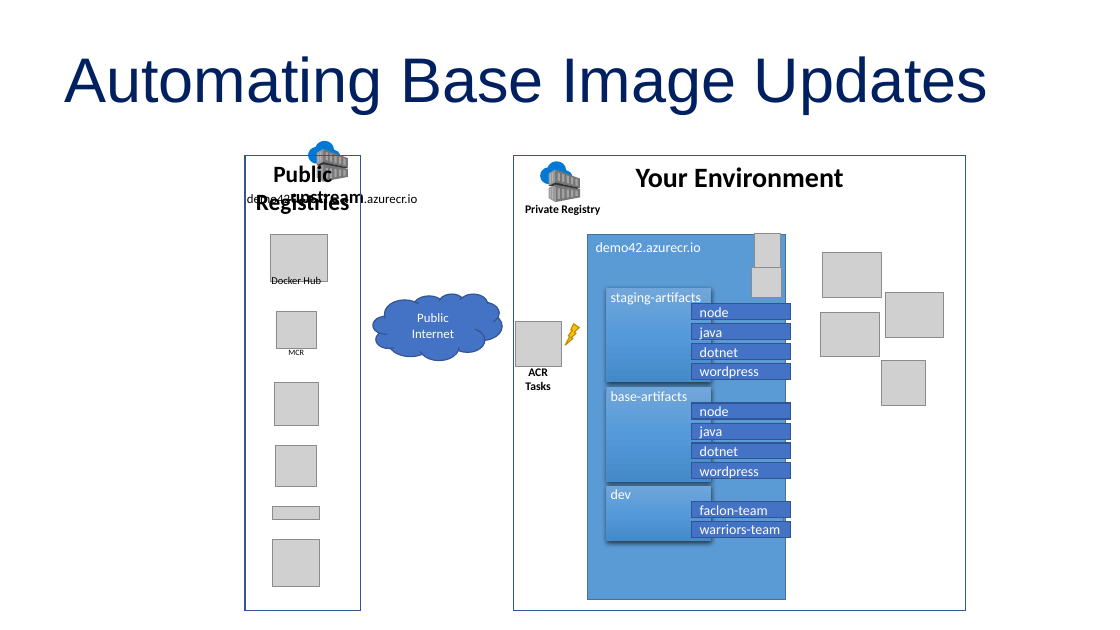
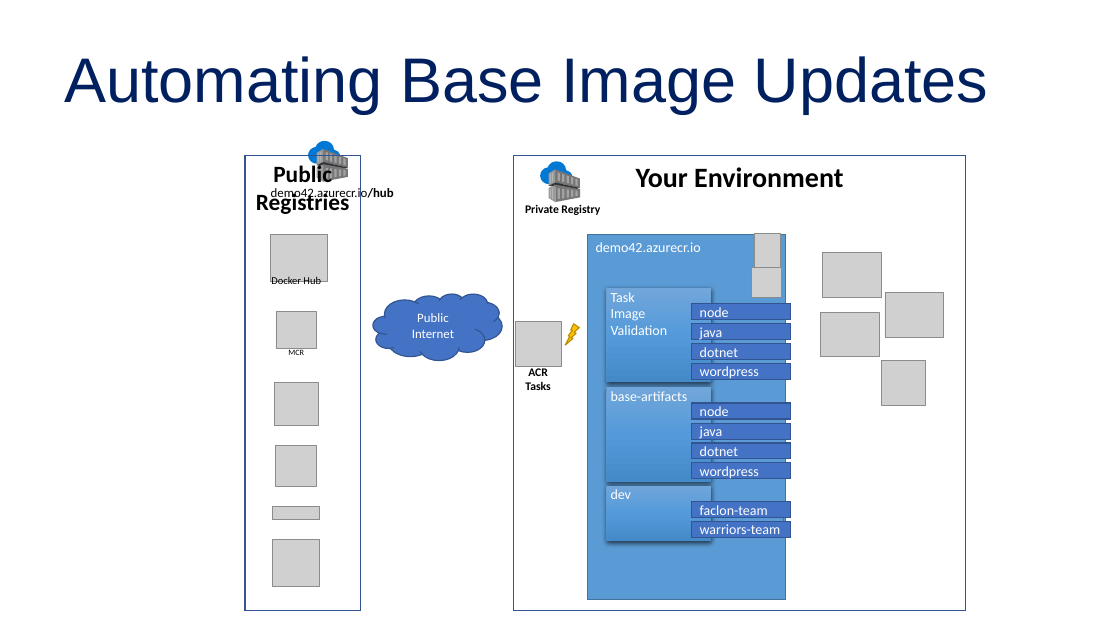
Before and after one commit to SteveLasker/Presentations, a slide deck: slide 12 of CloudContainersLive19-OSandFxPatching.pptx. Drawn at 1120x630 pixels with LibreOffice and Linux fonts; fonts in the diff are those of the drawing; grey boxes stand for pictures; background and template pictures are left out. Boxes give left, top, right and bottom in pixels: in the first picture for what was removed or moved away, otherwise in the second. Text is boxed around its words. In the diff, an @@ line names an element or a change of style, - is before the commit and + after.

```diff
--- a/CloudContainersLive19-OSandFxPatching.pptx
+++ b/CloudContainersLive19-OSandFxPatching.pptx
@@ text at box(271, 186, 394, 201): text changed @@
-demo42upstream.azurecr.io
+demo42.azurecr.io/hub
@@ text in rectangle at box(611, 292, 668, 335): text changed @@
-staging-artifacts
+Task
+Image Validation
```
Also in this commit, not shown: 5 other slides changed, 1 slide added, 2 slides removed, 1 other file.
